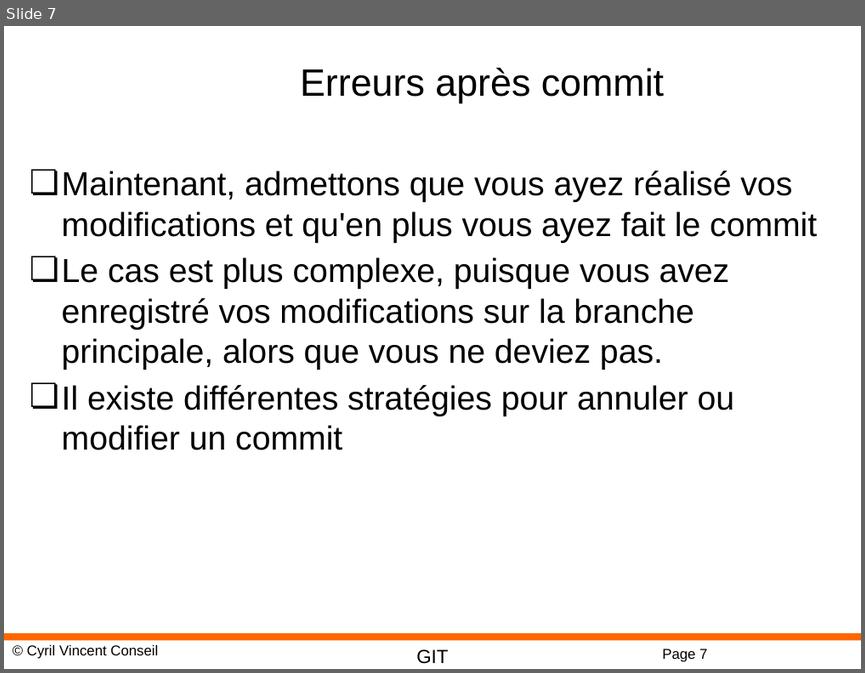
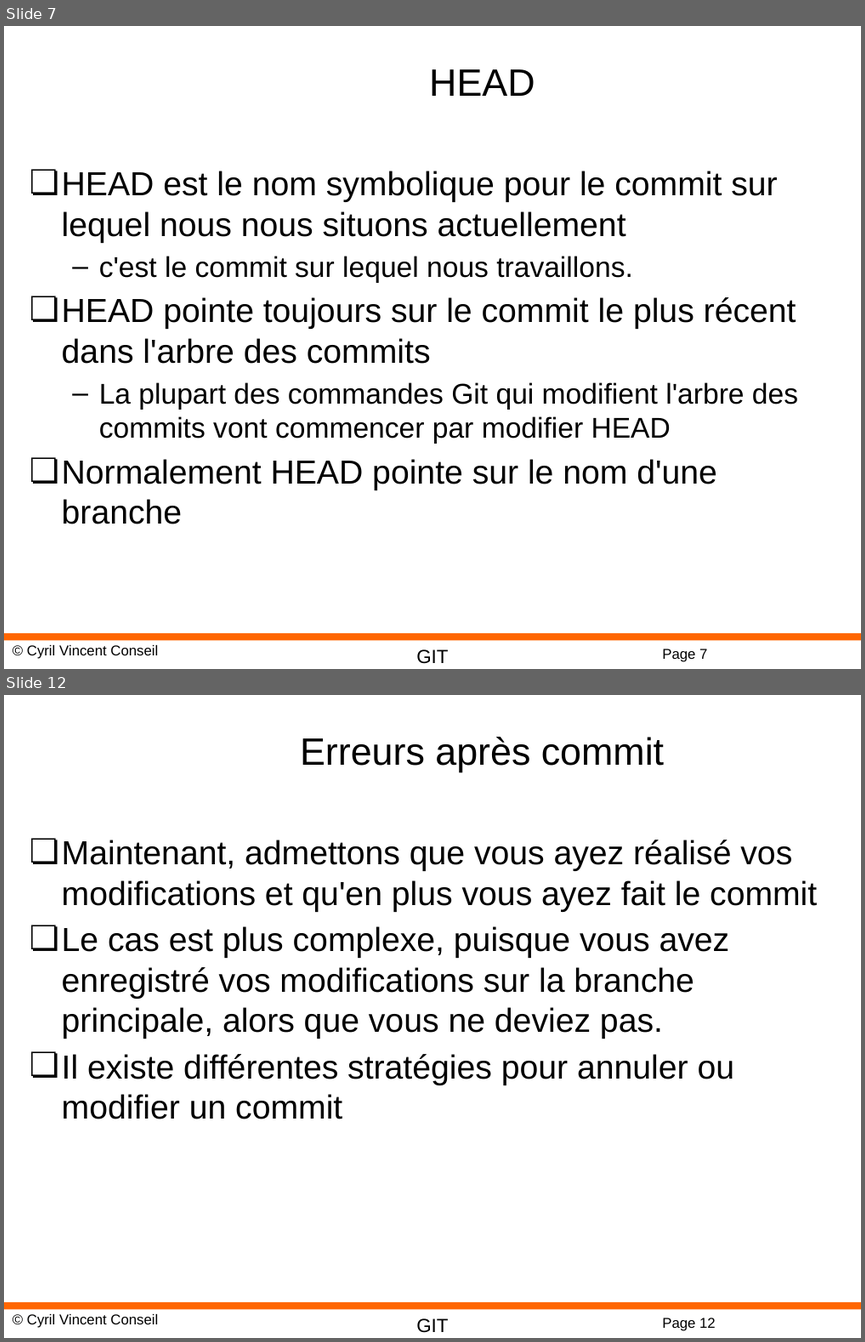
Before and after one commit to cyrilvincent/git, a slide deck: ppt/GIT05-Conflicts.pptx. Shown one above the other, each under a label of ours: slide 7 before the commit, slides 7 and 12 after it; the slides between them are not shown. The pictures are 865x673 and 865x1342 pixels, drawn with LibreOffice and Linux fonts; fonts in the diff are those of the drawing; background and template pictures are left out. Boxes give left, top, right and bottom in pixels: in the first picture for what was removed or moved away, otherwise in the second. Text is boxed around its words. In the diff, an @@ line names an element or a change of style, - is before the commit and + after.

```diff
--- a/ppt/GIT05-Conflicts.pptx
+++ b/ppt/GIT05-Conflicts.pptx
@@ slide 7 added at box(4, 26, 861, 669), background #FFFFFF; not listed: 4 template elements that a slide beside it also shows @@
@@ title added at box(429, 69, 534, 96), 32 pt, text #000000 @@
+HEAD
@@ text added at box(62, 170, 798, 524), 28 pt, text #000000 @@
+❏ HEAD est le nom symbolique pour le commit sur lequel nous nous situons actuellement
+  – c'est le commit sur lequel nous travaillons.
+❏ HEAD pointe toujours sur le commit le plus récent dans l'arbre des commits
+  – La plupart des commandes Git qui modifient l'arbre des commits vont commencer par modifier HEAD
+❏ Normalement HEAD pointe sur le nom d'une branche
@@ what was slide 7 is now slide 12 @@
@@ page number at box(662, 1317, 715, 1331): text changed @@
-Page 7
+Page 12
```
Also in this commit, not shown: 1 slide changed, 6 other slides added, 3 other files.
